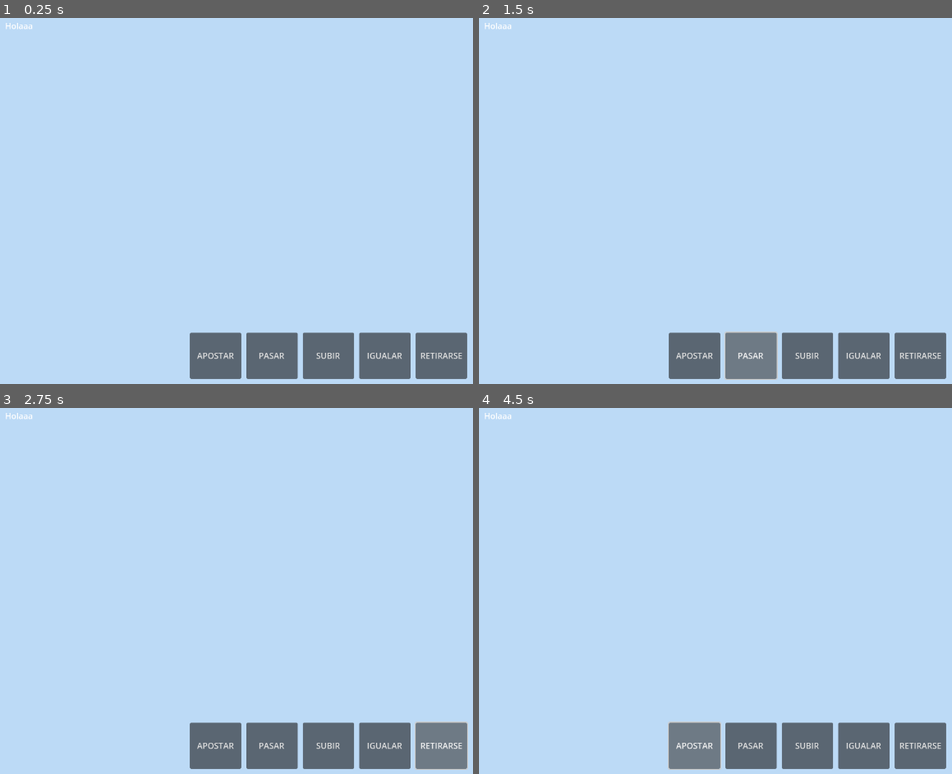
Above: before the commit, frames 1-4 (two rows, left to right).
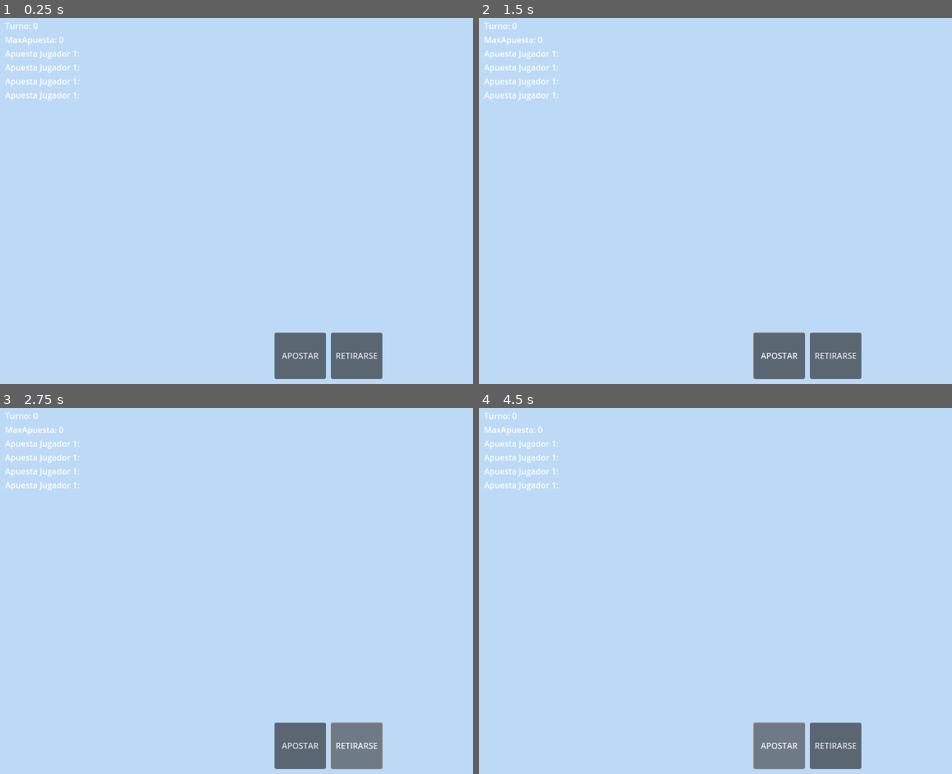
Above: after the commit, the same moments.

Repository: UNIZAR-30226-2024-08/front-Escritorio
Game: Godot game, scene res://Prefabs/Main_scene.tscn
The game is run twice, just before and just after one commit, with the same random seed, the same clock (stepped at 60 frames per second) and the same inputs.
Inputs (mouse positions are in pixels of both pictures, inside the frame that each line leads up to):
- Up to frame 1 (0.25 s): no input
- Up to frame 2 (1.5 s): click "APOSTAR" at 0.5 s; click (753, 354) at 1.25 s, where only the run before the commit has a clickable "PASAR"
- Up to frame 3 (2.75 s): click "RETIRARSE" at 2 s
- Up to frame 4 (4.5 s): click (805, 744) at 2.75 s, where only the run before the commit has a clickable "SUBIR"; click (862, 744) at 3.5 s, where only the run before the commit has a clickable "IGUALAR"; click "APOSTAR" at 4.25 s

The runs differ from the first frame. In frame 1, 5.5% of the frame differs, in the area x 1-99%, y 1-99%; in frame 2, 5.6%; in frame 3, 5.7%; in frame 4, 5.7%.
Error in both runs: Invalid call to function 'new' in base 'Node2D (Card)'. Expected 2 arguments. (res://Src/Deck.gd:16)

Commit message:
Mas funcionalidad de ui añadida

Diff:
--- a/Prefabs/Main_scene.tscn
+++ b/Prefabs/Main_scene.tscn
@@ -1,9 +1,10 @@
-[gd_scene load_steps=5 format=3 uid="uid://cb0a1e2dkmvt3"]
+[gd_scene load_steps=6 format=3 uid="uid://cb0a1e2dkmvt3"]
 
 [ext_resource type="Script" path="res://Src/PokerManager.gd" id="1_san8q"]
 [ext_resource type="PackedScene" uid="uid://bosb60as5v73p" path="res://Prefabs/PokerPlayer.tscn" id="3_4xg5m"]
 [ext_resource type="Script" path="res://Src/PlayersManager.gd" id="3_jq311"]
 [ext_resource type="Script" path="res://Src/Deck.gd" id="4_d8l3d"]
+[ext_resource type="Script" path="res://Src/UI.gd" id="5_vt4p1"]
 
 [node name="GameManager" type="Node2D"]
 script = ExtResource("1_san8q")
@@ -18,10 +19,16 @@
 
 [node name="Player" parent="PlayerManager" instance=ExtResource("3_4xg5m")]
 
-[node name="UI" type="Control" parent="."]
+[node name="UI" type="Control" parent="." node_paths=PackedStringArray("apostar", "pasar", "subir", "igualar", "retirarse")]
 custom_minimum_size = Vector2(1280, 720)
 layout_mode = 3
 anchors_preset = 0
+script = ExtResource("5_vt4p1")
+apostar = NodePath("MarginContainer/HBoxContainer/Apostar")
+pasar = NodePath("MarginContainer/HBoxContainer/Pasar")
+subir = NodePath("MarginContainer/HBoxContainer/Subir")
+igualar = NodePath("MarginContainer/HBoxContainer/Igualar")
+retirarse = NodePath("MarginContainer/HBoxContainer/Retirarse")
 
 [node name="MarginContainer2" type="MarginContainer" parent="UI"]
 custom_minimum_size = Vector2(100, 200)
@@ -38,22 +45,27 @@
 
 [node name="Turno" type="Label" parent="UI/MarginContainer2/VBoxContainer"]
 layout_mode = 2
-text = "Holaaa"
+text = "Turno: 0"
 
 [node name="MaxApuesta" type="Label" parent="UI/MarginContainer2/VBoxContainer"]
 layout_mode = 2
+text = "MaxApuesta: 0"
 
 [node name="ApuestaJugador1" type="Label" parent="UI/MarginContainer2/VBoxContainer"]
 layout_mode = 2
+text = "Apuesta Jugador 1: "
 
 [node name="ApuestaJugador2" type="Label" parent="UI/MarginContainer2/VBoxContainer"]
 layout_mode = 2
+text = "Apuesta Jugador 1: "
 
 [node name="ApuestaJugador3" type="Label" parent="UI/MarginContainer2/VBoxContainer"]
 layout_mode = 2
+text = "Apuesta Jugador 1: "
 
 [node name="ApuestaJugador4" type="Label" parent="UI/MarginContainer2/VBoxContainer"]
 layout_mode = 2
+text = "Apuesta Jugador 1: "
 
 [node name="MarginContainer" type="MarginContainer" parent="UI"]
 layout_mode = 1
--- a/Src/PokerManager.gd
+++ b/Src/PokerManager.gd
@@ -7,6 +7,7 @@
 
 var turno = 0
 var maxApuesta = 0
+var lastMaxApuesta = 0
 var jugadas = [false, false, false, false]
 var apuestas = [0, 0, 0, 0]
 
@@ -18,6 +19,9 @@
 	initialTurn()
 
 	$PlayerManager.instantiatePlayers(AMOUNT_PLAYERS)
+
+	$UI.enableButtons(["Pasar", "Igualar", "Subir"], false)
+	$UI.enableButtons(["Apostar", "Retirarse"], true)
 
 	turno = 0
 	maxApuesta = 0
@@ -40,7 +44,11 @@
 			return
 
 	jugadas = [false, false, false, false]
+	lastMaxApuesta = maxApuesta
 	turno = turno+1
+
+	$UI.enableButtons(["Pasar", "Apostar", "Retirarse"], true)
+	$UI.enableButtons(["Igualar", "Subir"], false)
 
 	if turno == TURNO_INICIAL:
 		initialTurn()
@@ -59,6 +67,8 @@
 		return
 
 	if tipo == "Apostar" or tipo == "Subir": # Primero en jugar
+		$UI.enableButtons(["Apostar"], false)
+		$UI.enableButtons(["Subir"], false)
 		apuestas[jugador] = valor
 		maxApuesta = valor
 		jugadas = [false, false, false, false]
--- /dev/null
+++ b/Src/UI.gd
@@ -0,0 +1,21 @@
+extends Control
+
+@export var apostar : Node
+@export var pasar : Node
+@export var subir : Node
+@export var igualar : Node
+@export var retirarse : Node
+
+# Pone la visibilidad de todos los botones a enable
+func enableButtons(buttonArray, enable):
+	for button in buttonArray:
+		if button == "Apostar":
+			apostar.visible = enable
+		elif button == "Pasar":
+			pasar.visible = enable
+		elif button == "Subir":
+			subir.visible = enable
+		elif button == "Igualar":
+			igualar.visible = enable
+		elif button == "Retirarse":
+			retirarse.visible = enable
